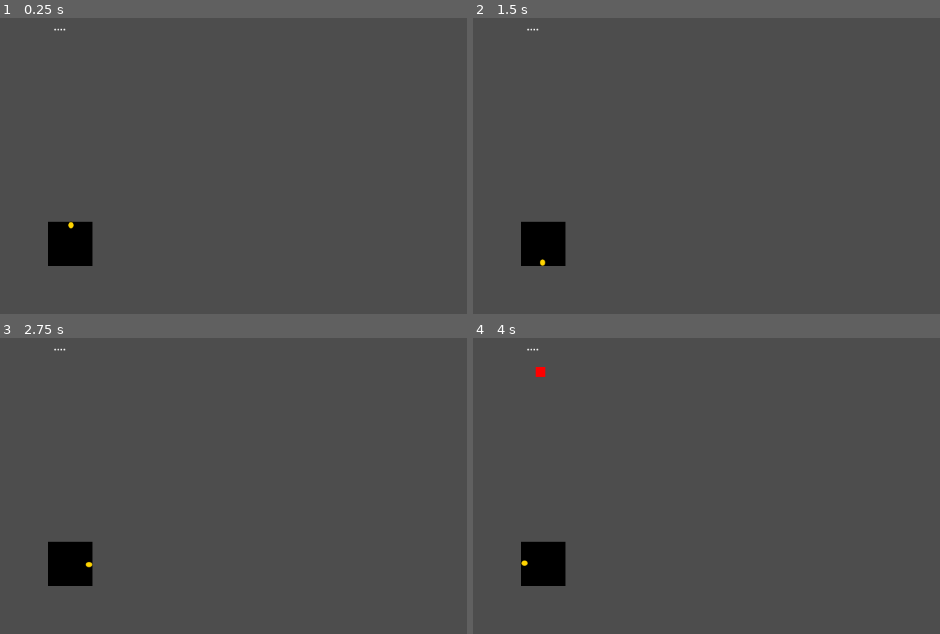
Above: before the commit, frames 1-4 (two rows, left to right).
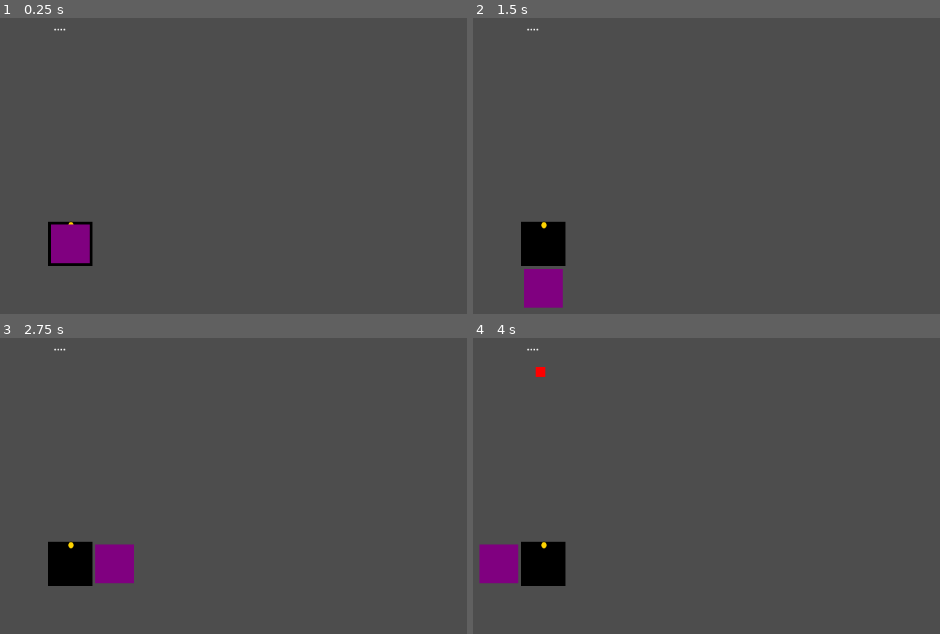
Above: after the commit, the same moments.

Repository: itsjoacor/Boss_Unq
Game: Godot game, scene res://Main.tscn
Same seed, same stepped clock (60 frames per second), same inputs: the game is played once before the commit and once after it.
Inputs:
- Up to frame 1 (0.25 s): no input
- Up to frame 2 (1.5 s): tap Enter at 0.5 s; hold D (right) 0.53-1.28 s; tap B (attack_blue) at 0.6 s; tap Space at 1.25 s; hold S (down) from 1.28 s (still down); tap G (attack_green) at 1.35 s
- Up to frame 3 (2.75 s): tap Enter at 2 s; release S (down) at 2.03 s; hold D (right) from 2.03 s (still down); tap R (attack_red) at 2.1 s
- Up to frame 4 (4 s): tap Space at 2.75 s; release D (right) at 2.78 s; hold W (up) 2.78-3.53 s; tap Y (attack_yellow) at 2.85 s; tap Enter at 3.5 s; hold A (left) from 3.53 s (still down); tap B (attack_blue) at 3.6 s

The runs differ from the first frame. In frame 1, 1.1% of the frame differs, in the area x 10-20%, y 69-84%; in frame 2, 1.1%; in frame 3, 1.2%, in the area x 14-29%, y 68-83%; in frame 4, 1.1%.

Commit message:
Atacar a los lados

Diff:
--- a/Player/Player.tscn
+++ b/Player/Player.tscn
@@ -1,14 +1,15 @@
-[gd_scene load_steps=6 format=3 uid="uid://b6fy25lor0oo1"]
+[gd_scene load_steps=7 format=3 uid="uid://b6fy25lor0oo1"]
 
 [ext_resource type="Script" uid="uid://ylwfmhfx32xj" path="res://Player/player.gd" id="1_q3lat"]
 [ext_resource type="Texture2D" uid="uid://c2iinvpqxk5so" path="res://assets/player.png" id="2_tok1r"]
 [ext_resource type="Texture2D" uid="uid://cs7atp8ufu1x2" path="res://assets/proyectile_player.png" id="3_tok1r"]
+[ext_resource type="Texture2D" uid="uid://4r85ebd57aev" path="res://assets/images.png" id="4_ddoul"]
 
 [sub_resource type="RectangleShape2D" id="RectangleShape2D_q3lat"]
-size = Vector2(65, 64)
+size = Vector2(64, 64)
 
 [sub_resource type="RectangleShape2D" id="RectangleShape2D_tok1r"]
-size = Vector2(82, 79)
+size = Vector2(64, 64)
 
 [node name="Player" type="CharacterBody2D"]
 script = ExtResource("1_q3lat")
@@ -22,11 +23,14 @@
 texture = ExtResource("3_tok1r")
 
 [node name="CollisionShape2D" type="CollisionShape2D" parent="."]
-position = Vector2(-0.5, 0)
 shape = SubResource("RectangleShape2D_q3lat")
 
 [node name="AttackArea" type="Area2D" parent="."]
 
 [node name="CollisionShape2D" type="CollisionShape2D" parent="AttackArea"]
-position = Vector2(-2, -0.5)
 shape = SubResource("RectangleShape2D_tok1r")
+debug_color = Color(0.947977, 0.0205262, 0.570728, 0.42)
+
+[node name="Sprite2D" type="Sprite2D" parent="AttackArea/CollisionShape2D"]
+scale = Vector2(0.25, 0.25)
+texture = ExtResource("4_ddoul")
--- a/Player/player.gd
+++ b/Player/player.gd
@@ -1,19 +1,20 @@
 extends CharacterBody2D
 
 enum DIRECTION { UP, RIGHT, DOWN, LEFT }
-const ROTATION_ANGLES = [0, 90, 180, 270]
 
 var current_direction: DIRECTION = DIRECTION.UP
 var can_attack: bool = true
 var attack_cooldown: float = 0.3
 var health: int = 3
 var is_alive: bool = true
+var distance_from_center = 64
 
 @onready var attack_area: Area2D = $AttackArea
 @onready var ui = get_parent().get_node("Ui")
 
 func _ready():
 	update_rotation()
+	attack_area.position = Vector2(0, 0)
 	if not attack_area:
 		push_error("AttackArea not found!")
 	ui.update_health(health)
@@ -47,7 +48,15 @@
 		try_attack("yellow")
 
 func update_rotation():
-	rotation_degrees = ROTATION_ANGLES[current_direction]
+	match current_direction:
+		DIRECTION.UP:
+			attack_area.position = Vector2(0, -distance_from_center)
+		DIRECTION.RIGHT:
+			attack_area.position = Vector2(distance_from_center, 0)
+		DIRECTION.DOWN:
+			attack_area.position = Vector2(0, distance_from_center)
+		DIRECTION.LEFT:
+			attack_area.position = Vector2(-distance_from_center, 0)
 
 func try_attack(color: String):
 	if not can_attack or not attack_area or not is_alive:
--- a/project.godot
+++ b/project.godot
@@ -20,21 +20,25 @@
 attack_red={
 "deadzone": 0.2,
 "events": [Object(InputEventKey,"resource_local_to_scene":false,"resource_name":"","device":-1,"window_id":0,"alt_press …(192 unchanged characters)…
+, Object(InputEventKey,"resource_local_to_scene":false,"resource_name":"","device":-1,"window_id":0,"alt_pressed":false,"shift_pressed":false,"ctrl_pressed":false,"meta_pressed":false,"pressed":false,"keycode":0,"physical_keycode":74,"key_label":0,"unicode":106,"location":0,"echo":false,"script":null)
 ]
 }
 attack_green={
 "deadzone": 0.2,
 "events": [Object(InputEventKey,"resource_local_to_scene":false,"resource_name":"","device":-1,"window_id":0,"alt_press …(192 unchanged characters)…
+, Object(InputEventKey,"resource_local_to_scene":false,"resource_name":"","device":-1,"window_id":0,"alt_pressed":false,"shift_pressed":false,"ctrl_pressed":false,"meta_pressed":false,"pressed":false,"keycode":0,"physical_keycode":75,"key_label":0,"unicode":107,"location":0,"echo":false,"script":null)
 ]
 }
 attack_blue={
 "deadzone": 0.2,
 "events": [Object(InputEventKey,"resource_local_to_scene":false,"resource_name":"","device":-1,"window_id":0,"alt_press …(191 unchanged characters)…
+, Object(InputEventKey,"resource_local_to_scene":false,"resource_name":"","device":-1,"window_id":0,"alt_pressed":false,"shift_pressed":false,"ctrl_pressed":false,"meta_pressed":false,"pressed":false,"keycode":0,"physical_keycode":76,"key_label":0,"unicode":108,"location":0,"echo":false,"script":null)
 ]
 }
 attack_yellow={
 "deadzone": 0.2,
 "events": [Object(InputEventKey,"resource_local_to_scene":false,"resource_name":"","device":-1,"window_id":0,"alt_press …(192 unchanged characters)…
+, Object(InputEventKey,"resource_local_to_scene":false,"resource_name":"","device":-1,"window_id":0,"alt_pressed":false,"shift_pressed":false,"ctrl_pressed":false,"meta_pressed":false,"pressed":false,"keycode":0,"physical_keycode":74,"key_label":0,"unicode":106,"location":0,"echo":false,"script":null)
 ]
 }
 up={
Binary file added: assets/images.png
Not shown, added: assets/images.png.import
